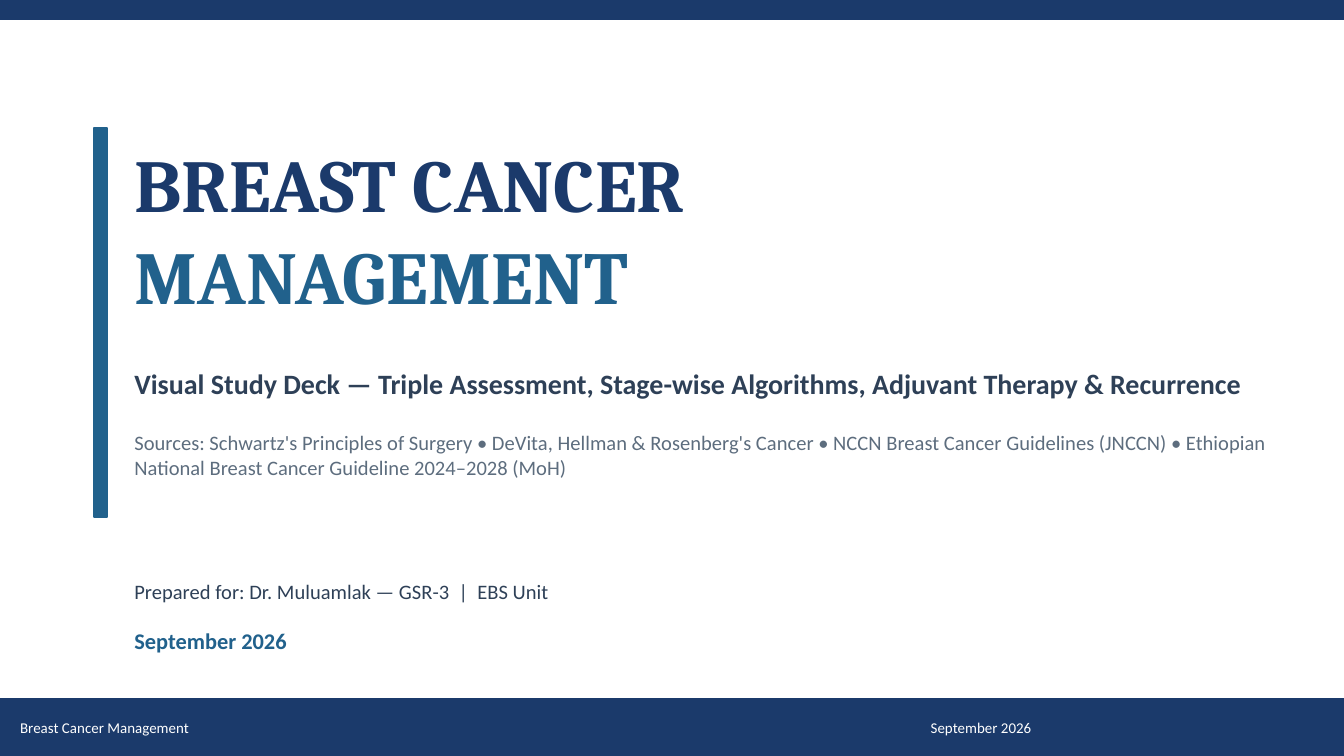
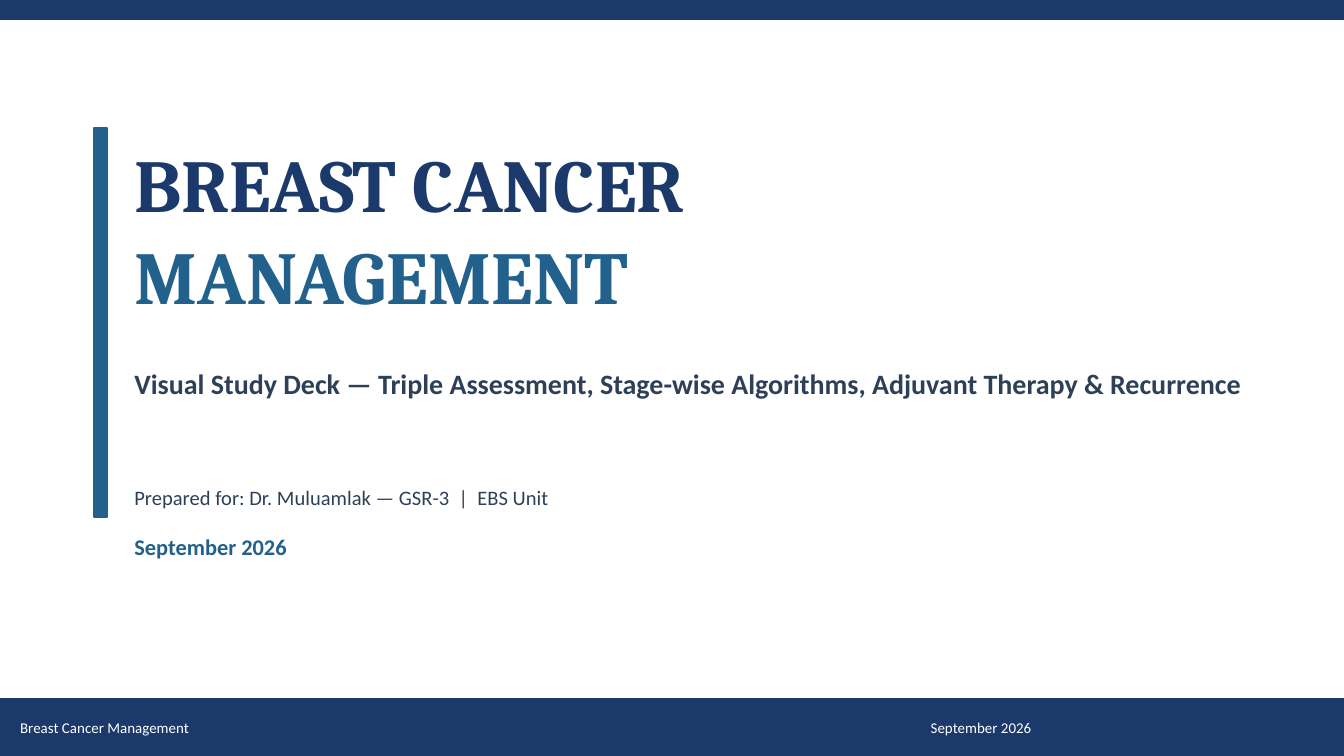
Before and after one commit to Muluamlak/Phone, a slide deck: slide 1 of BreastCancer_Management_Visual_65.pptx. Drawn at 1344x756 pixels with LibreOffice and Linux fonts; fonts in the diff are those of the drawing. Boxes give left, top, right and bottom in pixels: in the first picture for what was removed or moved away, otherwise in the second. Text is boxed around its words. In the diff, an @@ line names an element or a change of style, - is before the commit and + after.

```diff
--- a/BreastCancer_Management_Visual_65.pptx
+++ b/BreastCancer_Management_Visual_65.pptx
@@ text removed at <box>134,435,1265,478</box> @@
-Sources: Schwartz's Principles of Surgery • DeVita, Hellman & Rosenberg's Cancer • NCCN Breast Cancer Guidelines (JNCCN) • Ethiopian National Breast Cancer Guideline 2024–2028 (MoH)
@@ text "Prepared for: Dr. Muluamlak — ...": place and size @@
-text "Prepared for: Dr. Muluamlak — ..." at <box>134,584,549,603</box>
+text "Prepared for: Dr. Muluamlak — ..." at <box>134,490,549,509</box>
@@ text "September 2026": place and size @@
-text "September 2026" at <box>134,633,286,653</box>
+text "September 2026" at <box>134,539,286,559</box>
```
Also in this commit, not shown: 6 other slides changed, 1 slide added.
